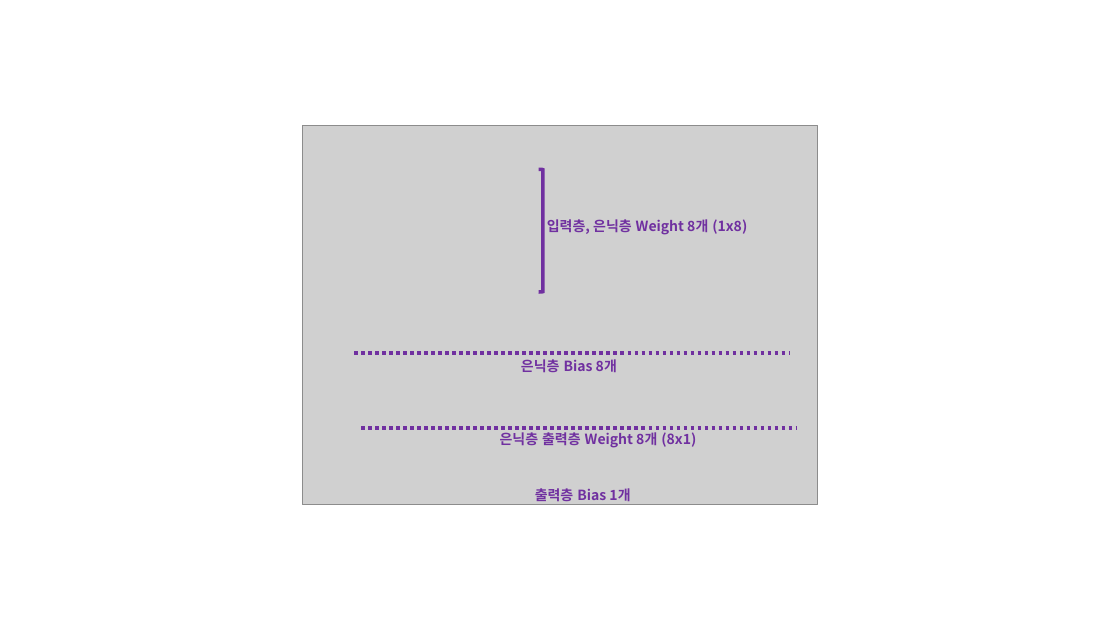
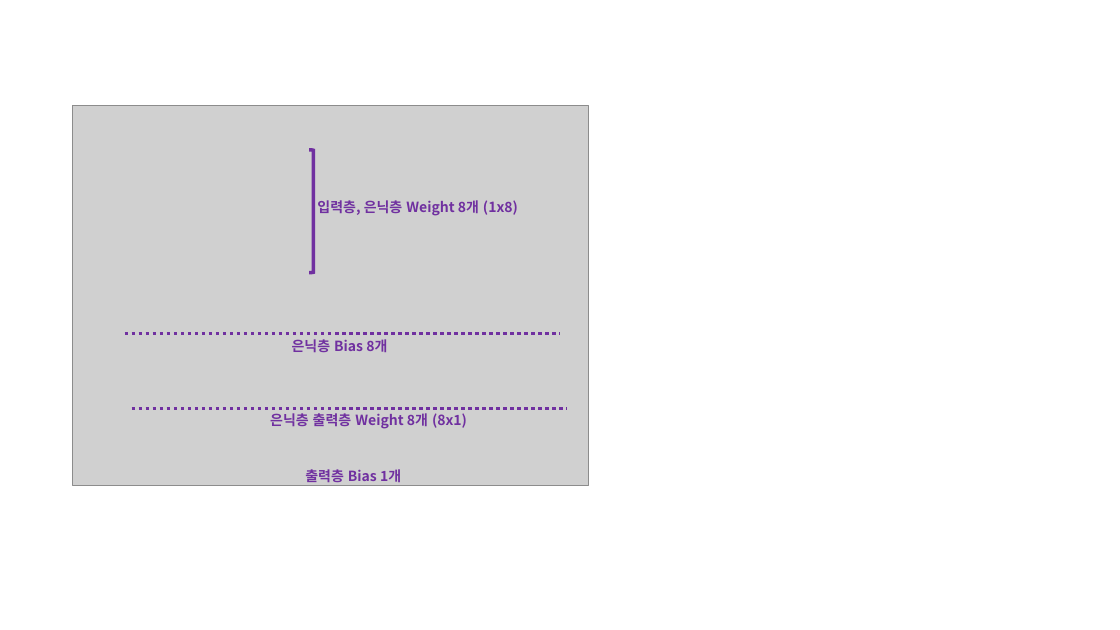
Before and after one commit to doalongwith/Pytorch, a slide deck: slide 36 of Pytorch_Image.pptx (slide 35 before the commit). Drawn at 1120x630 pixels with LibreOffice and Linux fonts; fonts in the diff are those of the drawing; grey boxes stand for pictures. Boxes give left, top, right and bottom in pixels: in the first picture for what was removed or moved away, otherwise in the second. Text is boxed around its words. In the diff, an @@ line names an element or a change of style, - is before the commit and + after.

```diff
--- a/Pytorch_Image.pptx
+++ b/Pytorch_Image.pptx
@@ 4 texts, 2 lines, 1 picture, 1 right bracket: place and size @@
-4 texts, 2 lines, 1 picture, 1 right bracket at (302, 125, 818, 505)
+4 texts, 2 lines, 1 picture, 1 right bracket at (73, 106, 589, 486)
```
Also in this commit, not shown: 1 other slide changed, 43 slides added, 28 other files.
